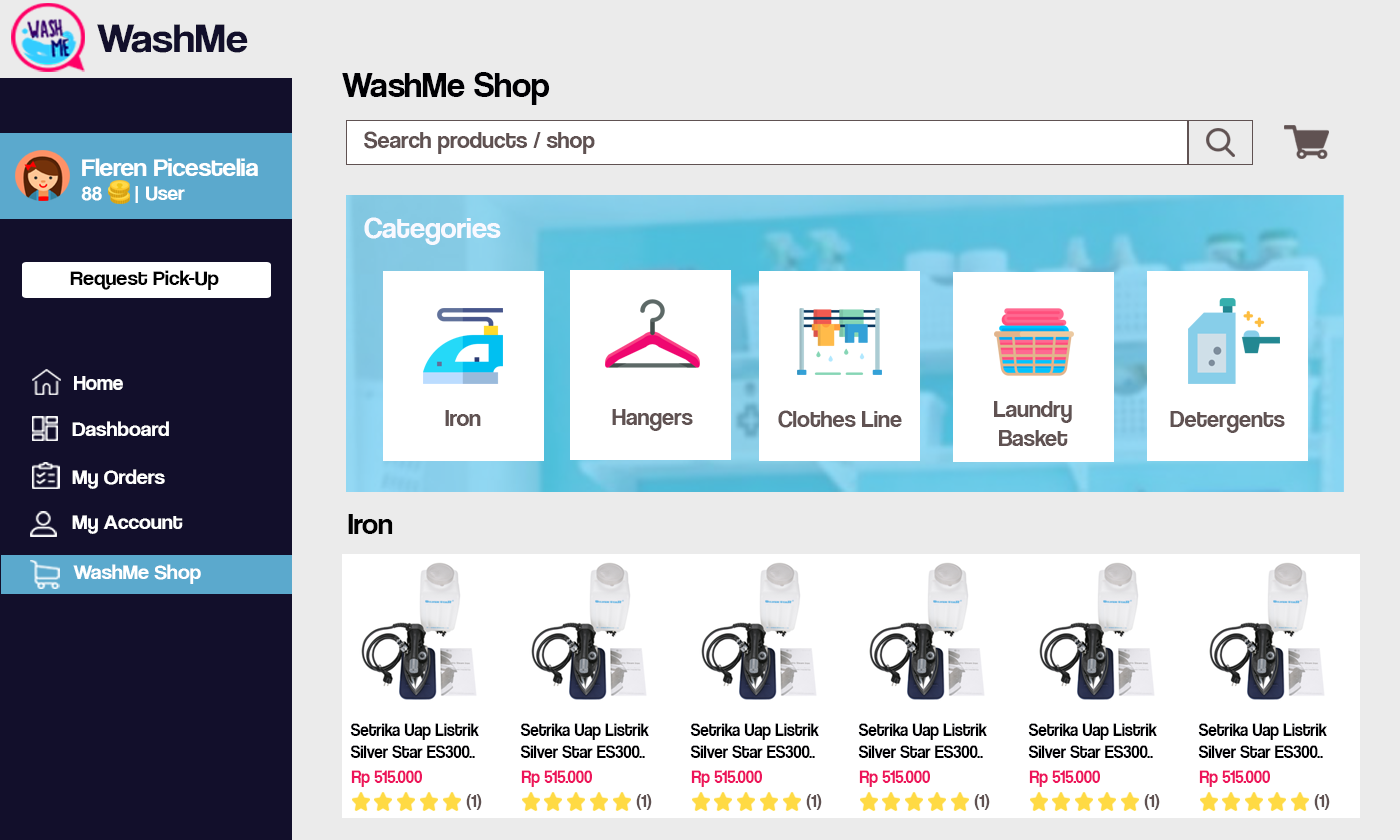
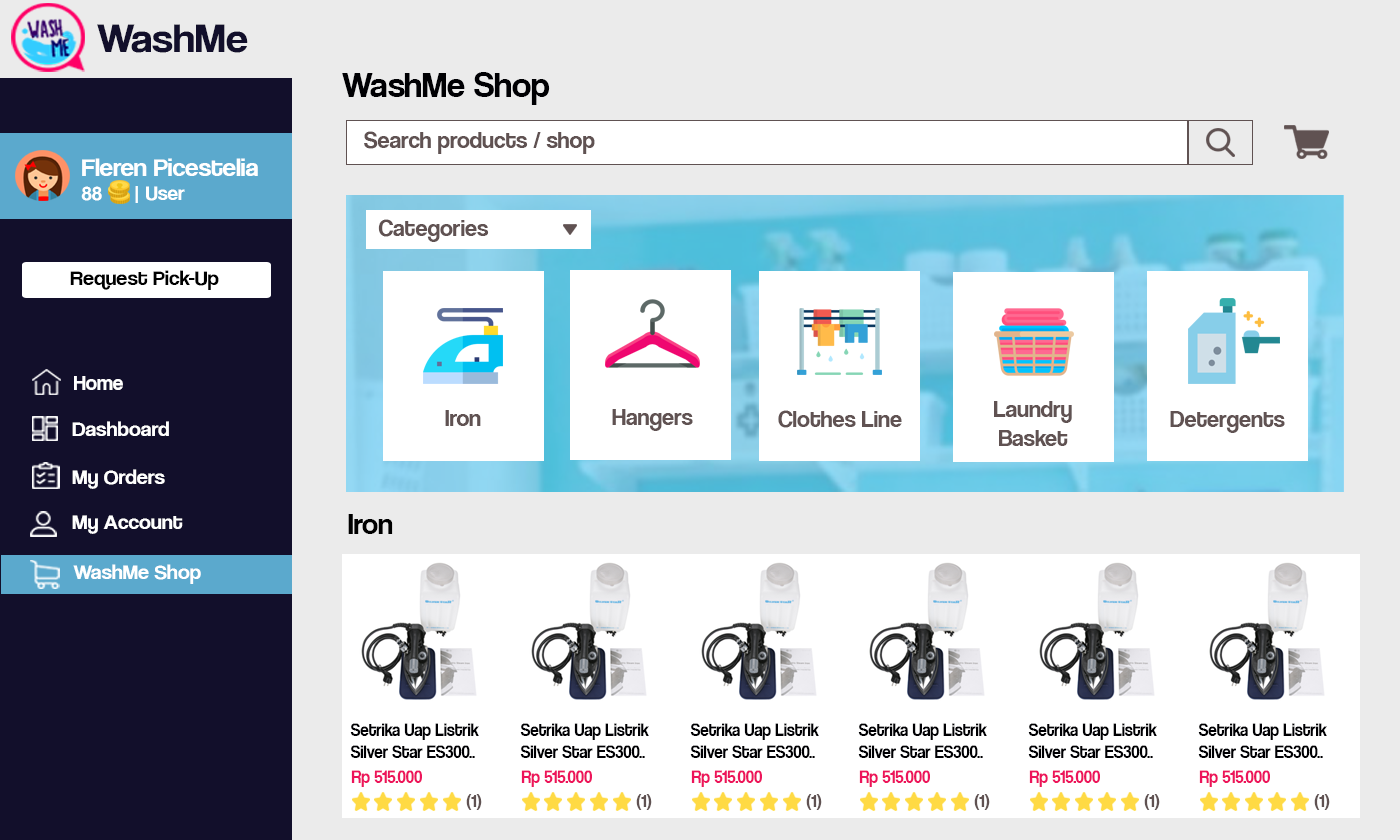
Layer changes from the first (1400, 840) image to the second:
added layer "Layer 24" above "Categories" over (563, 224, 577, 235)
moved "Categories" above "Layer 23", painted on it over (364, 217, 501, 245)
added layer "Rectangle 11" above "Rectangle 9" over (366, 210, 591, 249)
